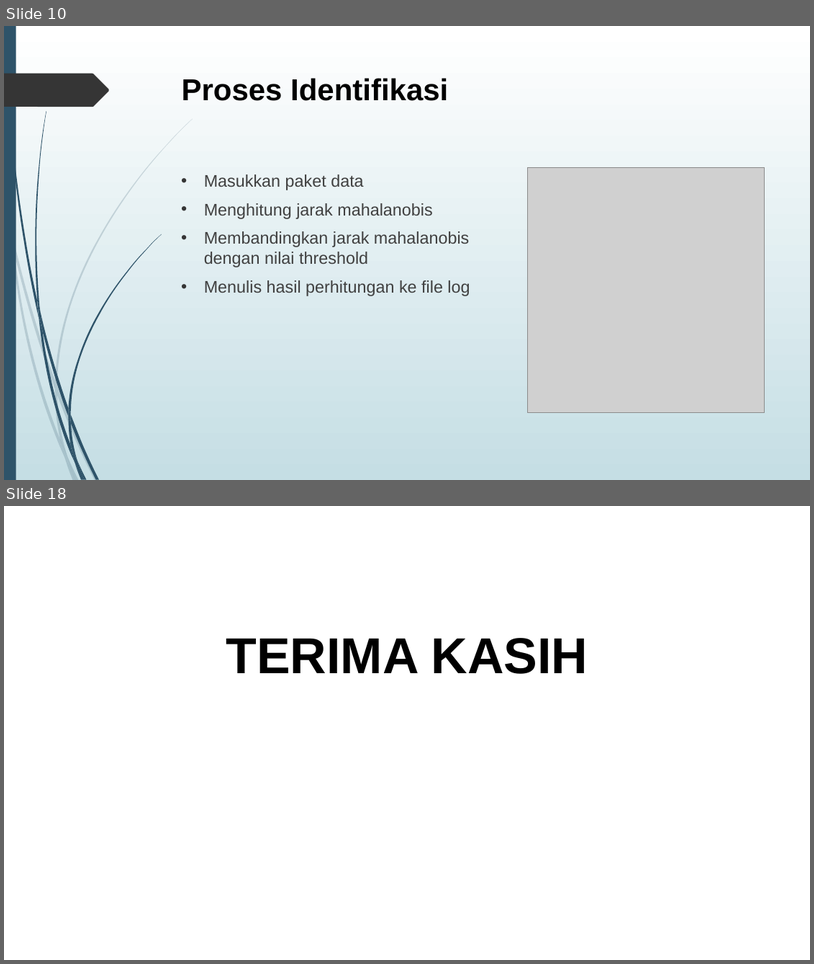
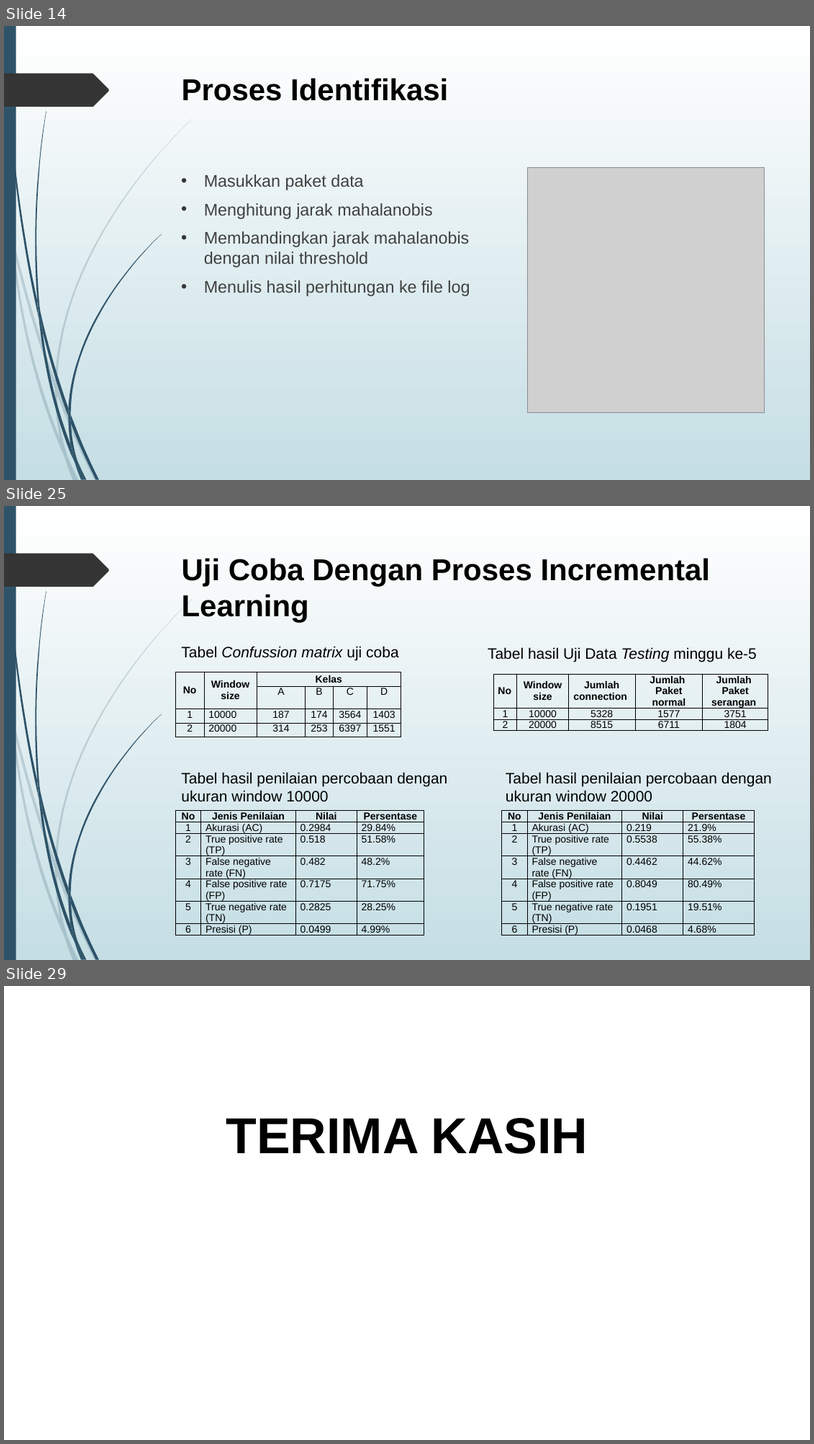
Before and after one commit to agus4171/TA-AJK, a slide deck: TA/5112100036-PPT.pptx. Shown one above the other, each under a label of ours: slides 10 and 18 before the commit, slides 14, 25 and 29 after it; the slides between them are not shown. The pictures are 814x964 and 814x1444 pixels, drawn with LibreOffice and Linux fonts; fonts in the diff are those of the drawing; grey boxes stand for pictures. Boxes give left, top, right and bottom in pixels: in the first picture for what was removed or moved away, otherwise in the second. Text is boxed around its words. In the diff, an @@ line names an element or a change of style, - is before the commit and + after.

Commit message:
data yudisium

```diff
--- a/TA/5112100036-PPT.pptx
+++ b/TA/5112100036-PPT.pptx
@@ slide 25 added at (4,506,810,960), background gradient #FFFFFF to #C5DEE5; not listed: 24 template elements that a slide beside it also shows @@
@@ title added at (182,558,711,623), 36 pt, text #000000, bold @@
+Uji Coba Dengan Proses Incremental Learning
@@ text added at (181,646,399,660), 18 pt, text #000000, italic @@
+Tabel Confussion matrix uji coba
@@ text added at (488,647,757,662), 18 pt, text #000000 @@
+Tabel hasil Uji Data Testing minggu ke-5
@@ table added at (176,672,402,734), 4 rows, 6 columns @@
+No | Window size | Kelas |  |  | 
+ |  | A | B | C | D
+1 | 10000 | 187 | 174 | 3564 | 1403
+2 | 20000 | 314 | 253 | 6397 | 1551
@@ table added at (494,674,769,735), 3 rows, 5 columns @@
+No | Window size | Jumlah connection | Jumlah / Paket normal | Jumlah / Paket serangan
+1 | 10000 | 5328 | 1577 | 3751
+2 | 20000 | 8515 | 6711 | 1804
@@ text added at (181,772,448,802), 18 pt, text #000000 @@
+Tabel hasil penilaian percobaan dengan
+ukuran window 10000
@@ text added at (506,772,772,802), 18 pt, text #000000 @@
+Tabel hasil penilaian percobaan dengan
+ukuran window 20000
@@ table added at (176,811,424,944), 7 rows, 4 columns @@
+No | Jenis Penilaian | Nilai | Persentase
+1 | Akurasi (AC) | 0.2984 | 29.84%
+2 | True positive rate (TP) | 0.518 | 51.58%
+3 | False negative rate (FN) | 0.482 | 48.2%
+4 | False positive rate (FP) | 0.7175 | 71.75%
+5 | True negative rate (TN) | 0.2825 | 28.25%
+6 | Presisi (P) | 0.0499 | 4.99%
@@ table added at (502,811,754,944), 7 rows, 4 columns @@
+No | Jenis Penilaian | Nilai | Persentase
+1 | Akurasi (AC) | 0.219 | 21.9%
+2 | True positive rate (TP) | 0.5538 | 55.38%
+3 | False negative rate (FN) | 0.4462 | 44.62%
+4 | False positive rate (FP) | 0.8049 | 80.49%
+5 | True negative rate (TN) | 0.1951 | 19.51%
+6 | Presisi (P) | 0.0468 | 4.68%
@@ what was slide 10 is now slide 14 @@
@@ what was slide 18 is now slide 29 @@
```
Also in this commit, not shown: 12 slides changed, 17 other slides added, 1 slide removed, 2 other files.
